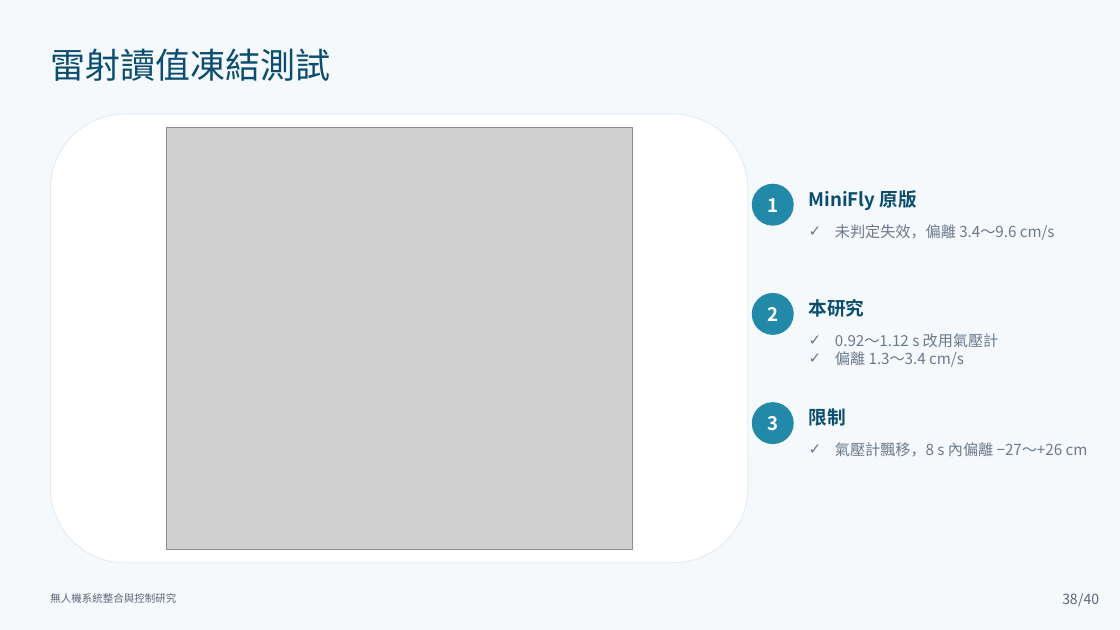
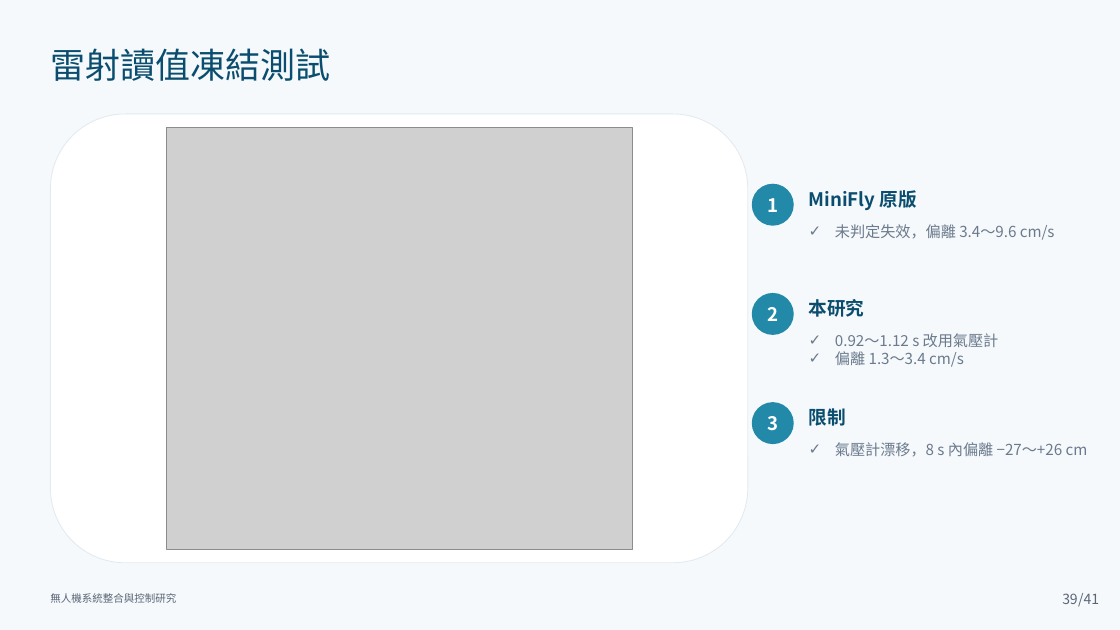
Before and after one commit to lingken1028/-, a slide deck: slide 39 of 無人機系統整合與控制研究_口試簡報 2.pptx (slide 38 before the commit). Drawn at 1120x630 pixels with LibreOffice and Linux fonts; fonts in the diff are those of the drawing; grey boxes stand for pictures. Boxes give left, top, right and bottom in pixels: in the first picture for what was removed or moved away, otherwise in the second. Text is boxed around its words. In the diff, an @@ line names an element or a change of style, - is before the commit and + after.

```diff
--- a/無人機系統整合與控制研究_口試簡報 2.pptx
+++ b/無人機系統整合與控制研究_口試簡報 2.pptx
@@ text at <box>835,442,1088,457</box>: text changed @@
-✓ 氣壓計飄移，8 s 內偏離 −27～+26 cm
+✓ 氣壓計漂移，8 s 內偏離 −27～+26 cm
@@ text at <box>1078,593,1099,607</box>: text changed @@
-/40
+/41
```
Also in this commit, not shown: 82 other slides changed, 2 slides added.
